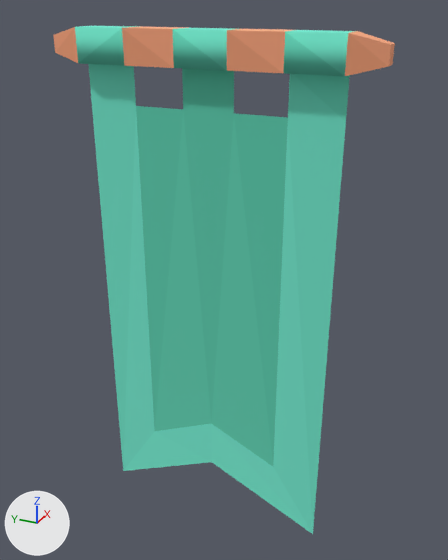
What one commit did to the glTF model public/assets/styles/stylized/props/kenney_town_banner_green.glb.
Camera for both pictures: a 50 mm lens placed at (-0.42, -0.394, 0.879), pointed at (0.425, -0.014, 0.457). Every picture has the same lights, and +X, +Y and +Z are marked at lower left. The first picture is the older version. Where no turn or scale is listed for an object, it has been applied to the vertices. Vertices at exactly the same position are counted once.

Objects in the first picture: 'cloth', 'wood'.
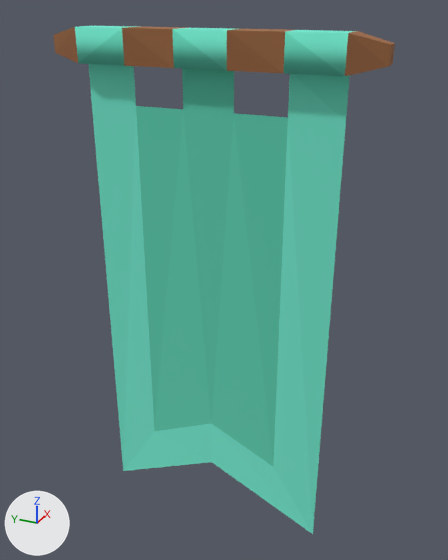
What differs and where, as boxes (x1, y1, x2, y2) in the pictures (448 x 560 px):
part 1 of me_mesh_1, recoloured (orange to brown): (55, 27, 395, 76) in both
part 2 of me_mesh_1, recoloured (darker): (53, 26, 395, 73) in both

Diff of the bpy script that builds the scene:
```diff
--- a/public/assets/styles/stylized/props/kenney_town_banner_green.glb.py
+++ b/public/assets/styles/stylized/props/kenney_town_banner_green.glb.py
@@ me_mesh_1 @@
 me_mesh_1.from_pydata(...)  # 34 vertices, 38 faces; spans x 0.375..0.425, y -0.25..0.25, z 0.95..1.0
 # used by ob_wood; location = (0.0, 0.0, -0.161)
+# me_mesh_1 part 1: 20 faces centred in x 0.375..0.425, y -0.25..0.25, z 0.95..0.971 are repainted in the vertex colours; the middle colour goes from orange #ee9d75 to brown #92613d
+# me_mesh_1 part 2: 18 faces centred in x 0.375..0.425, y -0.25..0.25, z 0.979..1.0 are repainted in the vertex colours; the middle colour goes from beige #fca77f to brown #9b6842
 me_mesh_1.materials.append(mat_skz_wood)
```
